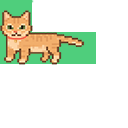
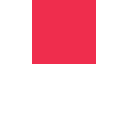
Layers edited between the first and the second (128, 128) image:
added layer "Layer 8" above "Layer 7" over (x1=32, y1=0, x2=96, y2=64)
moved "Layer 6" into group "L" over (x1=7, y1=35, x2=27, y2=43)
moved "ChatGPT Image 6. Mai 2025, 22_56_37" into group "L" over (x1=0, y1=10, x2=85, y2=65)
moved "Layer 5" into group "L" over (x1=0, y1=0, x2=96, y2=64)
